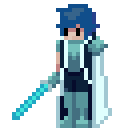
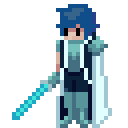
Layers edited between the first and the second (128, 128) image:
painted on "Layer #1" over (60, 112, 92, 128)
